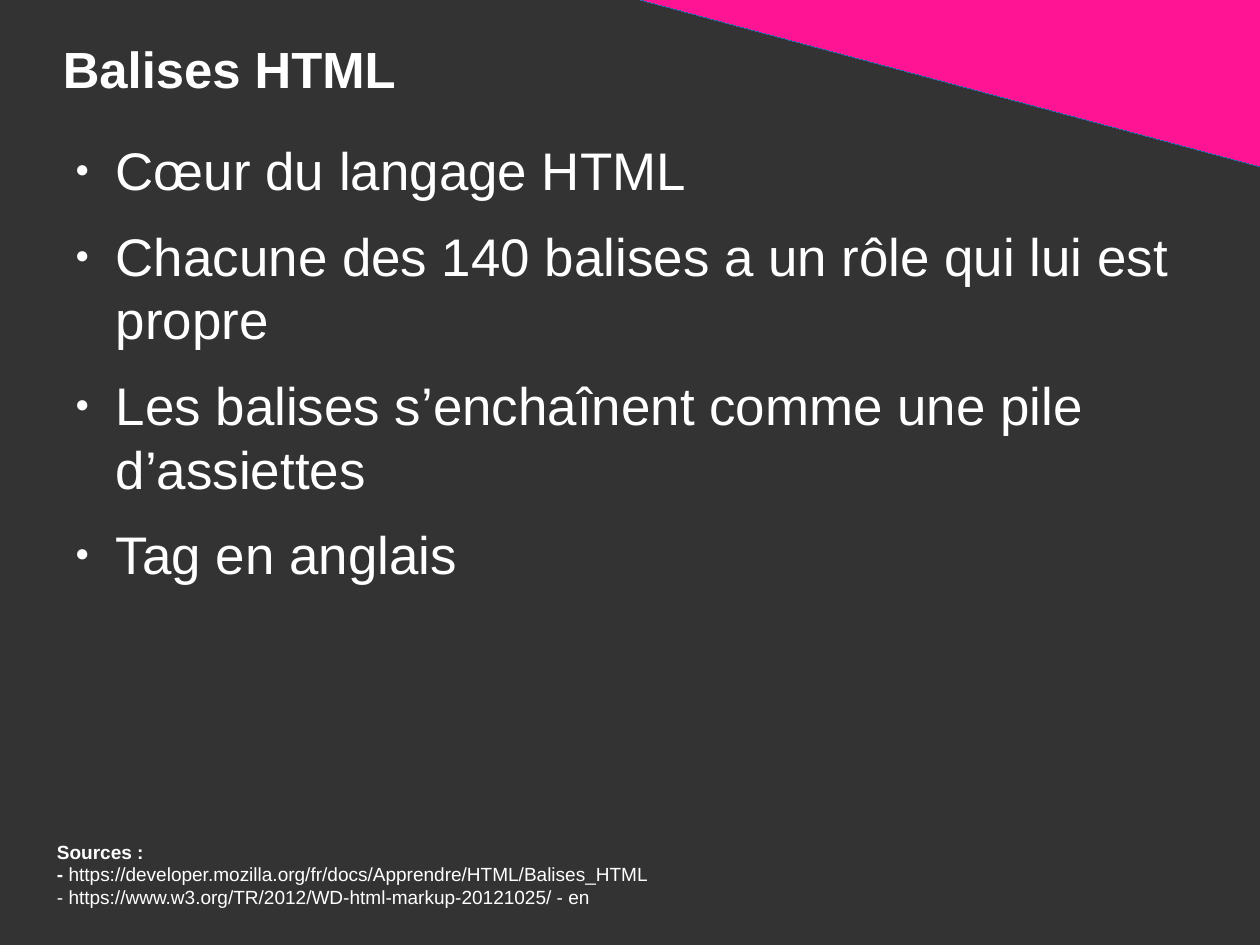
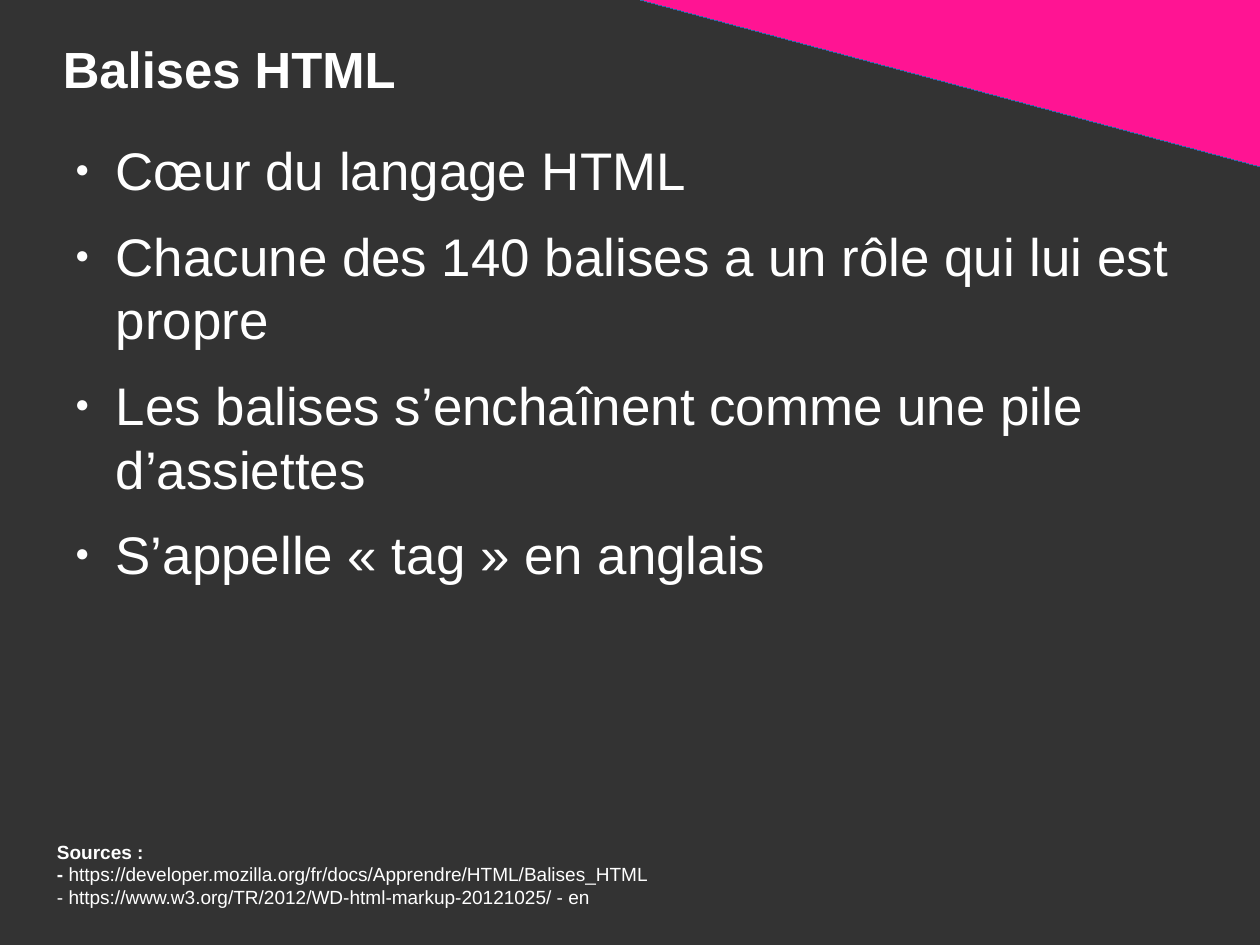
Before and after one commit to DanYellow/presentations, a slide deck: slide 13 of mmi/html/presentation.odp. Drawn at 1260x945 pixels with LibreOffice and Linux fonts; fonts in the diff are those of the drawing. Boxes give left, top, right and bottom in pixels: in the first picture for what was removed or moved away, otherwise in the second. Text is boxed around its words. In the diff, an @@ line names an element or a change of style, - is before the commit and + after.

Commit message:
Add slides for css' selectors in mmi's html class

```diff
--- a/mmi/html/presentation.odp
+++ b/mmi/html/presentation.odp
@@ text at [116, 535, 766, 585]: text changed @@
-● Tag en anglais
+● S’appelle « tag » en anglais
```
Also in this commit, not shown: 4 other slides changed, 13 slides added, 64 slides removed, 11 other files.
